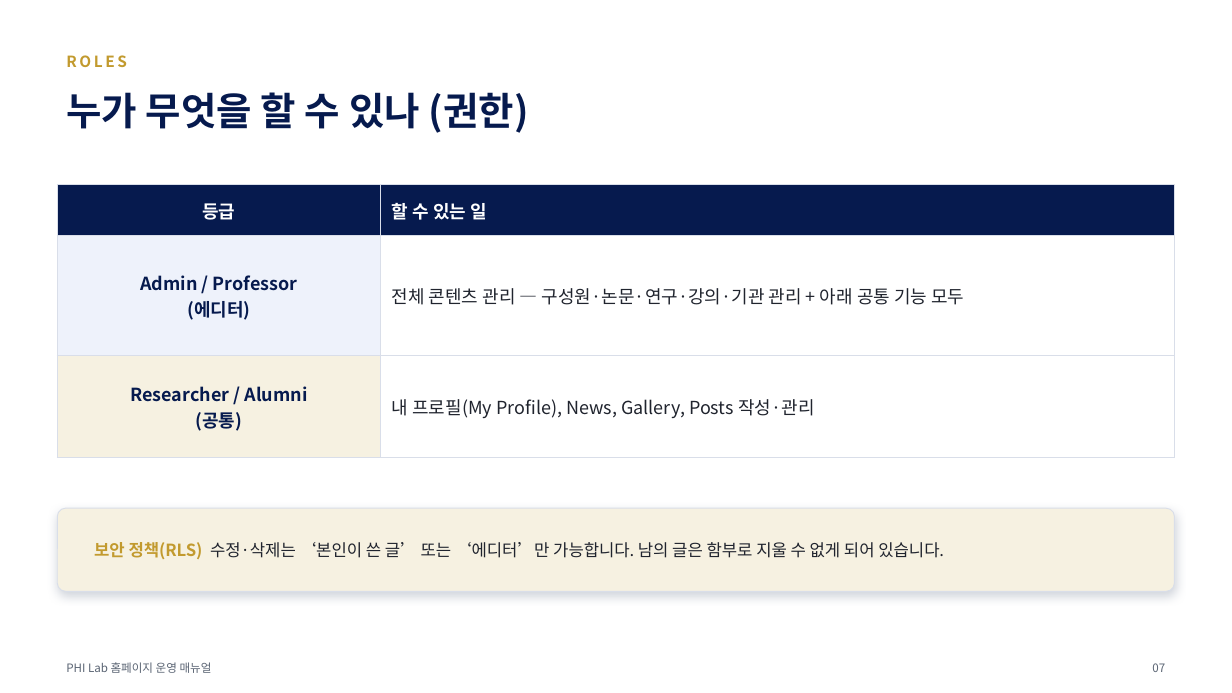
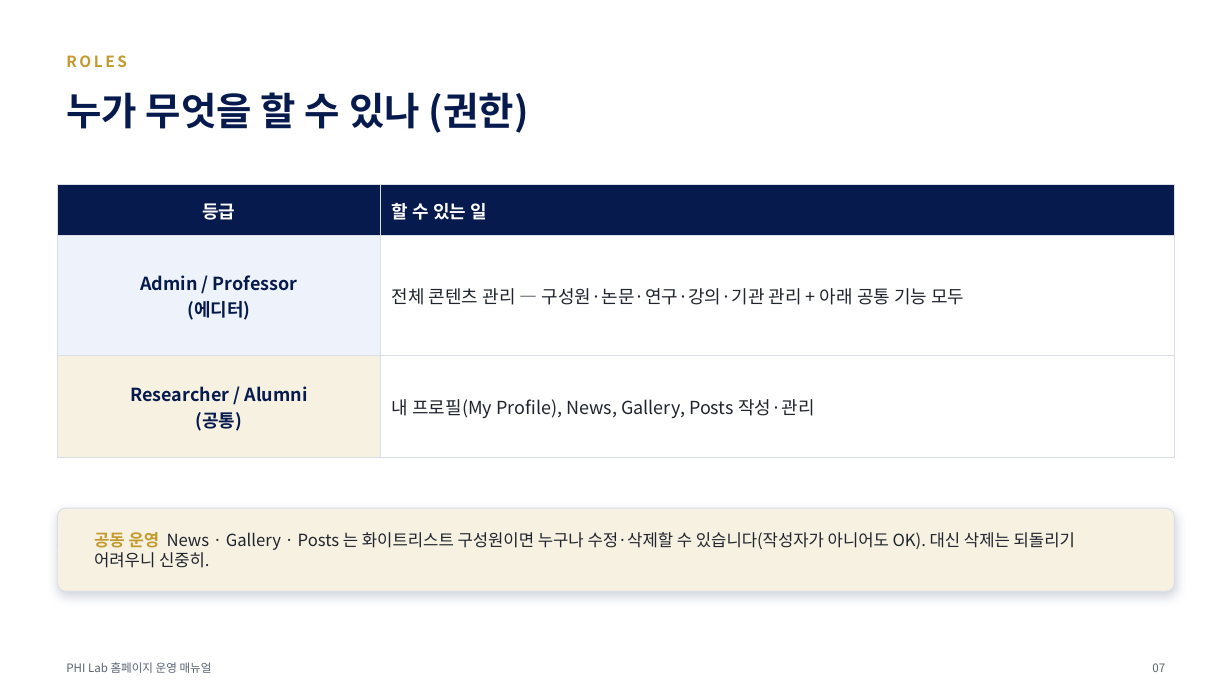
Before and after one commit to philab-cuk/phi-lab-homepage, a slide deck: slide 7 of docs/phi-lab-admin-manual.pptx. Drawn at 1232x693 pixels with LibreOffice and Linux fonts; fonts in the diff are those of the drawing. Boxes give left, top, right and bottom in pixels: in the first picture for what was removed or moved away, otherwise in the second. Text is boxed around its words. In the diff, an @@ line names an element or a change of style, - is before the commit and + after.

```diff
--- a/docs/phi-lab-admin-manual.pptx
+++ b/docs/phi-lab-admin-manual.pptx
@@ text at [94, 532, 1075, 568]: text changed @@
-보안 정책(RLS) 수정·삭제는 ‘본인이 쓴 글’ 또는 ‘에디터’만 가능합니다. 남의 글은 함부로 지울 수 없게 되어 있습니다.
+공동 운영 News · Gallery · Posts 는 화이트리스트 구성원이면 누구나 수정·삭제할 수 있습니다(작성자가 아니어도 OK). 대신 삭제는 되돌리기 어려우니 신중히.
```
Also in this commit, not shown: 1 other file.
